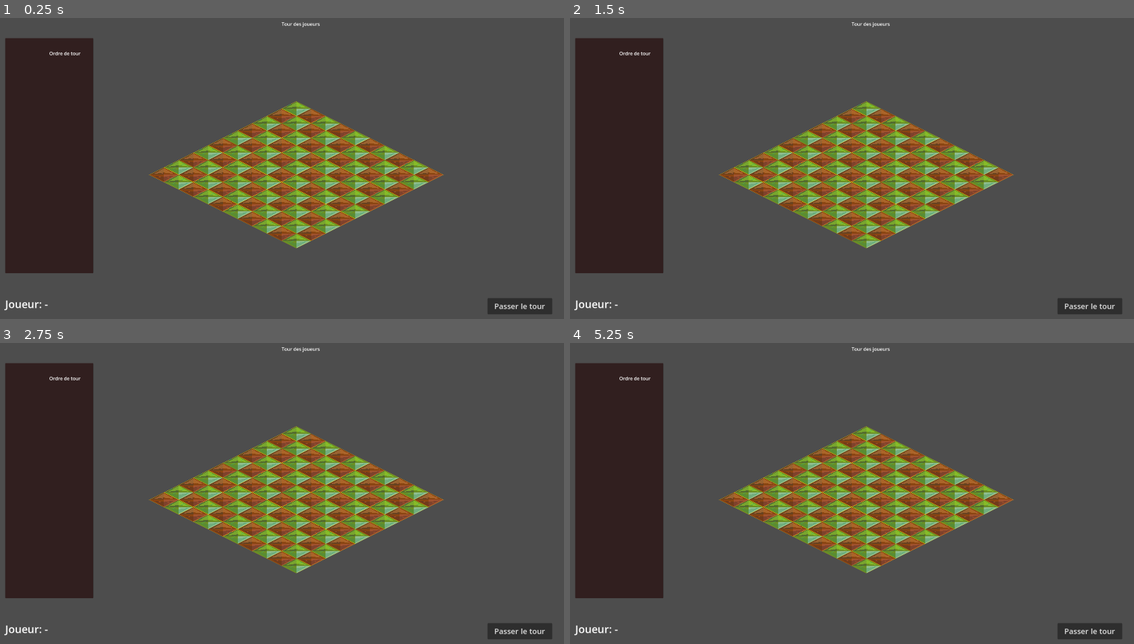
Above: before the commit, frames 1-4 (two rows, left to right).
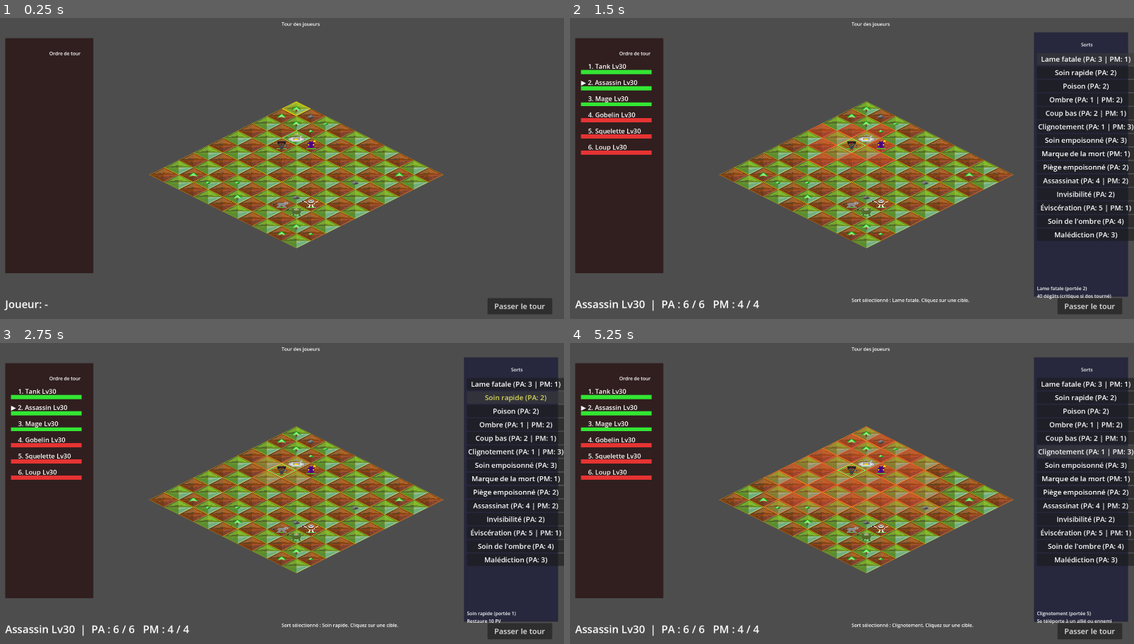
Above: after the commit, the same moments.

Repository: CharlieG42/Zimut
Game: Godot game, scene res://scenes/Main.tscn
Same seed, same stepped clock (60 frames per second), same inputs: the game is played once before the commit and once after it.
Inputs (mouse positions are in pixels of both pictures, inside the frame that each line leads up to):
- Up to frame 1 (0.25 s): no input
- Up to frame 2 (1.5 s): click "Passer le tour" at 0.5 s; click (1083, 60) at 1.25 s, where only the run after the commit has a clickable "Lame fatale (PA: 3 | PM: 1)"
- Up to frame 3 (2.75 s): click (513, 397) at 2 s, where only the run after the commit has a clickable "Soin rapide (PA: 2)"
- Up to frame 4 (5.25 s): click (1083, 412) at 2.75 s, where only the run after the commit has a clickable "Poison (PA: 2)"; click (1083, 424) at 3.5 s, where only the run after the commit has a clickable "Ombre (PA: 1 | PM: 2)"; click (1083, 439) at 4.25 s, where only the run after the commit has a clickable "Coup bas (PA: 2 | PM: 1)"; click (1083, 451) at 5 s, where only the run after the commit has a clickable "Clignotement (PA: 1 | PM: 3)"

The runs differ from the first frame. In frame 1, 0.5% of the frame differs, in the area x 33-72%, y 27-73%; in frame 2, 18%; in frame 3, 18%; in frame 4, 22%, in the area x 0-100%, y 4-98%.
Error before the commit: Parse Error: Expected variable name after "var". (res://scripts/DataLoader.gd:310)

Commit message:
Refactor get_unique_class_names to use classPlayer_name

Diff:
--- a/prototype/Godot_iso/scripts/DataLoader.gd
+++ b/prototype/Godot_iso/scripts/DataLoader.gd
@@ -307,7 +307,7 @@
 func get_unique_class_names():
 	var names = []
 	for data in classes_data:
-		var class_name = data.get("Classe", "")
-		if not class_name in names:
-			names.append(class_name)
+		var classPlayer_name = data.get("Classe", "")
+		if not classPlayer_name in names:
+			names.append(classPlayer_name)
 	return names
